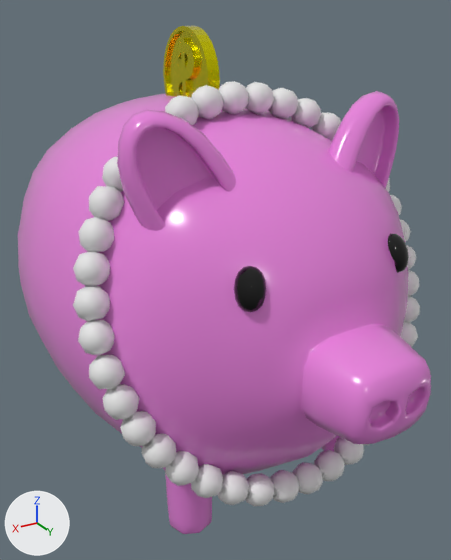
What one commit did to the FBX model Bearlike Project/Assets/03.Resources/Modeling/Piggy/piggy_bank_Ani_Rest.fbx.
The view is the same before and after, from a camera (50 mm lens) standing at (5.43, 10.28, 4.71) and looking at (-0.08, 1.1, 0.12). Every picture has the same lights, and +X, +Y and +Z are marked at lower left. Where no turn or scale is listed for an object, it has been applied to the vertices. Vertices at the same position are counted once.

In view in the first picture: 'coin', 'necklace', 'piggy'.
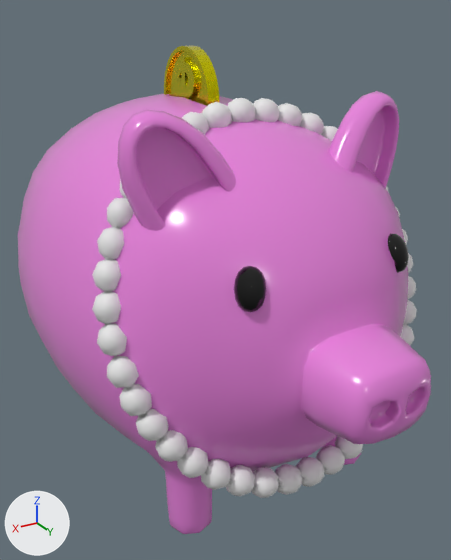
The newer file is also rescaled (x0.35), turned or shifted as a whole; pictures and numbers use the older file's frame.

Boxes (x1, y1, x2, y2) around the edits, measured in the pictures (451 x 560 px; the box of a moved part takes in the faces that stretch with it):
'necklace', reshaped (6% narrower)
    before: (73, 81, 420, 506)
    after: (92, 98, 417, 498)
'coin', mesh moved
    before: (163, 26, 220, 97)
    after: (164, 46, 220, 106)
part 2 of me_큐브_002, moved or reshaped
    before: (102, 157, 123, 192)
    after: (119, 179, 126, 198)
part 3 of me_큐브_002, moved or reshaped
    before: (165, 95, 199, 125)
    after: (182, 112, 209, 135)
part 4 of me_큐브_002, moved or reshaped
    before: (191, 81, 248, 119)
    after: (202, 98, 255, 128)
part 5 of me_큐브_002, moved or reshaped
    before: (245, 82, 274, 115)
    after: (253, 98, 279, 122)
part 6 of me_큐브_002, moved or reshaped
    before: (268, 88, 298, 119)
    after: (278, 103, 302, 126)
part 7 of me_큐브_002, moved or reshaped
    before: (291, 98, 321, 128)
    after: (300, 113, 324, 135)
part 8 of me_큐브_002, moved or reshaped
    before: (312, 112, 341, 141)
    after: (322, 126, 338, 141)
part 9 of me_큐브_002, moved or reshaped
    before: (390, 195, 411, 242)
    after: (395, 207, 408, 245)
part 10 of me_큐브_002, rebuilt (141% wider, 9% taller)
    before: (292, 270, 420, 494)
    after: (107, 253, 417, 498)
part 11 of me_큐브_002, added
    after: (92, 198, 134, 356)
part 12 of me_큐브_002, deleted
    before: (89, 355, 299, 506)
part 13 of me_큐브_002, deleted
    before: (406, 245, 416, 270)
part 14 of me_큐브_002, deleted
    before: (73, 186, 124, 355)

The edits, one by one:
me_큐브_002 is used by ob_necklace; location (0.0, 2.66, 0.49).
me_큐브_002 had 1354 vertices, 1900 faces and spanned x -3.22..3.22, y -1.44..1.46, z -3.21..3.19.
me_큐브_002 now has 1346 vertices, 1900 faces and spans x -3.0..3.0, y -1.17..1.49, z -3.02..2.97.
me_큐브_002 part 2: the loose piece of 36 vertices spanning x 1.88..2.41, y -1.09..-0.57, z 1.78..2.31 is scaled about its middle by (0.933, 0.919, 0.935), then moved by (-0.14, 0.22, -0.15).
me_큐브_002 part 3: the loose piece of 65 vertices spanning x 0.71..1.65, y -1.38..-0.79, z 2.35..3.05 is scaled about its middle by (0.933, 0.919, 0.935), then moved by (-0.08, 0.24, -0.19).
me_큐브_002 part 4: the loose piece of 68 vertices spanning x -0.25..0.75, y -1.44..-0.91, z 2.65..3.19 is scaled about its middle by (0.933, 0.919, 0.935), then moved by (-0.02, 0.24, -0.21).
me_큐브_002 part 5: the loose piece of 35 vertices spanning x -0.73..-0.22, y -1.43..-0.92, z 2.65..3.17 is scaled about its middle by (0.933, 0.919, 0.935), then moved by (0.03, 0.24, -0.21).
me_큐브_002 part 6: the loose piece of 33 vertices spanning x -1.19..-0.7, y -1.39..-0.87, z 2.55..3.05 is scaled about its middle by (0.933, 0.919, 0.935), then moved by (0.06, 0.24, -0.2).
me_큐브_002 part 7: the loose piece of 34 vertices spanning x -1.63..-1.13, y -1.31..-0.8, z 2.36..2.86 is scaled about its middle by (0.933, 0.919, 0.935), then moved by (0.09, 0.23, -0.19).
me_큐브_002 part 8: the loose piece of 67 vertices spanning x -2.4..-1.53, y -1.21..-0.58, z 1.8..2.62 is scaled about its middle by (0.933, 0.919, 0.935), then moved by (0.13, 0.22, -0.16).
me_큐브_002 part 9: the loose piece of 65 vertices spanning x -3.19..-2.57, y -0.61..0.07, z 0.2..1.15 is scaled about its middle by (0.933, 0.919, 0.935), then moved by (0.19, 0.17, -0.06).
me_큐브_002 part 10: the loose piece of 336 vertices spanning x -3.19..0.23, y -0.08..1.46, z -3.21..-0.17 is rebuilt with 671 vertices and now spans x -3.0..2.97, y -0.09..1.49, z -3.02..0.24.
me_큐브_002 part 11: a new loose piece of 169 vertices spanning x 2.02..3.0, y -0.72..0.38, z -0.26..1.81.
me_큐브_002 part 12: the loose piece of 303 vertices spanning x 0.2..3.19, y -0.05..1.44, z -3.18..-0.22 is deleted.
me_큐브_002 part 13: the loose piece of 36 vertices spanning x -3.22..-2.7, y -0.26..0.25, z -0.24..0.28 is deleted.
me_큐브_002 part 14: 173 vertices removed from x 2.17..3.22, y -0.94..0.25, z -0.26..1.95.
me_실린더 has 624 vertices, 406 faces and spans x -0.13..0.13, y -0.85..0.85, z -0.85..0.85.
me_실린더 is used by ob_coin; location (0.0, 0.01, 3.63).
me_실린더 part 1: the whole mesh is moved by (0.0, -0.01, -0.32).
